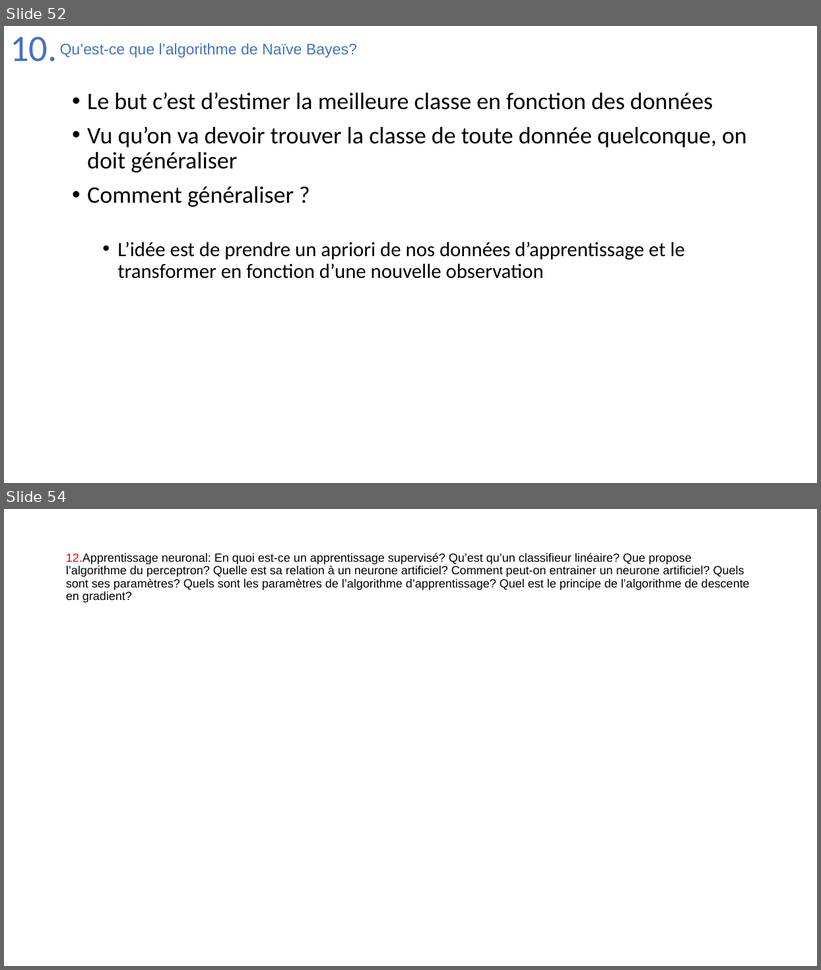
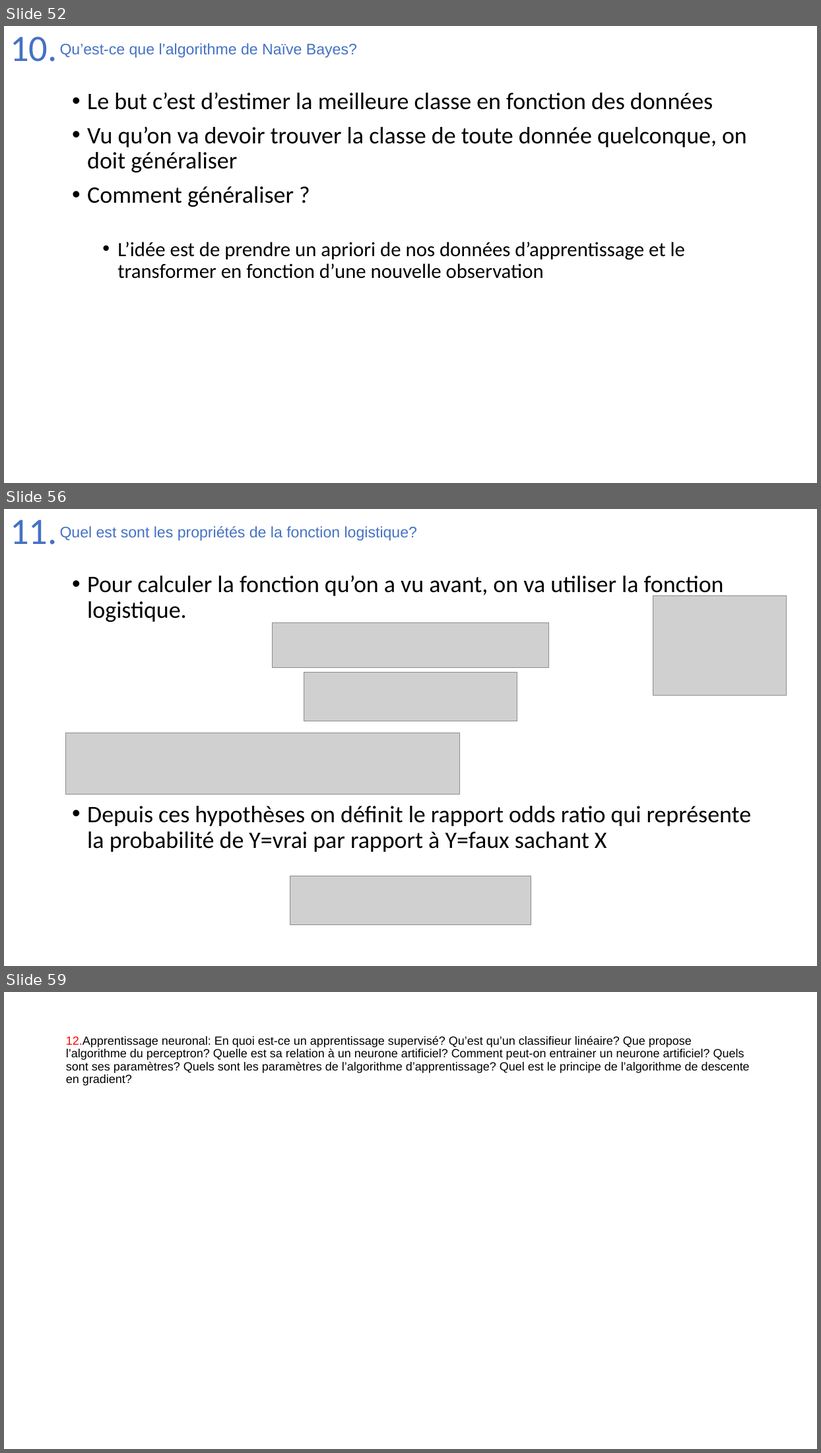
Before and after one commit to Joao-Quinta/Uni3eme, a slide deck: intelligenceArtificielle/Intelligence_artificielle_exam.pptx. Shown one above the other, each under a label of ours: slides 52 and 54 before the commit, slides 52, 56 and 59 after it; the slides between them are not shown. The pictures are 821x970 and 821x1453 pixels, drawn with LibreOffice and Linux fonts; fonts in the diff are those of the drawing; grey boxes stand for pictures. Boxes give left, top, right and bottom in pixels: in the first picture for what was removed or moved away, otherwise in the second. Text is boxed around its words. In the diff, an @@ line names an element or a change of style, - is before the commit and + after.

```diff
--- a/intelligenceArtificielle/Intelligence_artificielle_exam.pptx
+++ b/intelligenceArtificielle/Intelligence_artificielle_exam.pptx
@@ slide 56 added at <box>4,509,817,966</box>, background #FFFFFF @@
@@ title added at <box>10,520,57,545</box>, 44 pt, text #4472C4 @@
+11.
@@ text added at <box>60,526,417,541</box>, 18 pt, text #4472C4 @@
+Quel est sont les propriétés de la fonction logistique?
@@ text added at <box>87,575,752,852</box>, 28 pt, text #000000 @@
+• Pour calculer la fonction qu’on a vu avant, on va utiliser la fonction logistique.
+• Depuis ces hypothèses on définit le rapport odds ratio qui représente la probabilité de Y=vrai par rapport à Y=faux sachant X
@@ picture added at <box>653,595,787,695</box> @@
@@ picture added at <box>273,623,548,668</box> @@
@@ picture added at <box>304,673,517,722</box> @@
@@ picture added at <box>66,733,460,795</box> @@
@@ picture added at <box>290,876,531,925</box> @@
@@ what was slide 54 is now slide 59 @@
```
Also in this commit, not shown: 4 slides changed, 4 other slides added.
